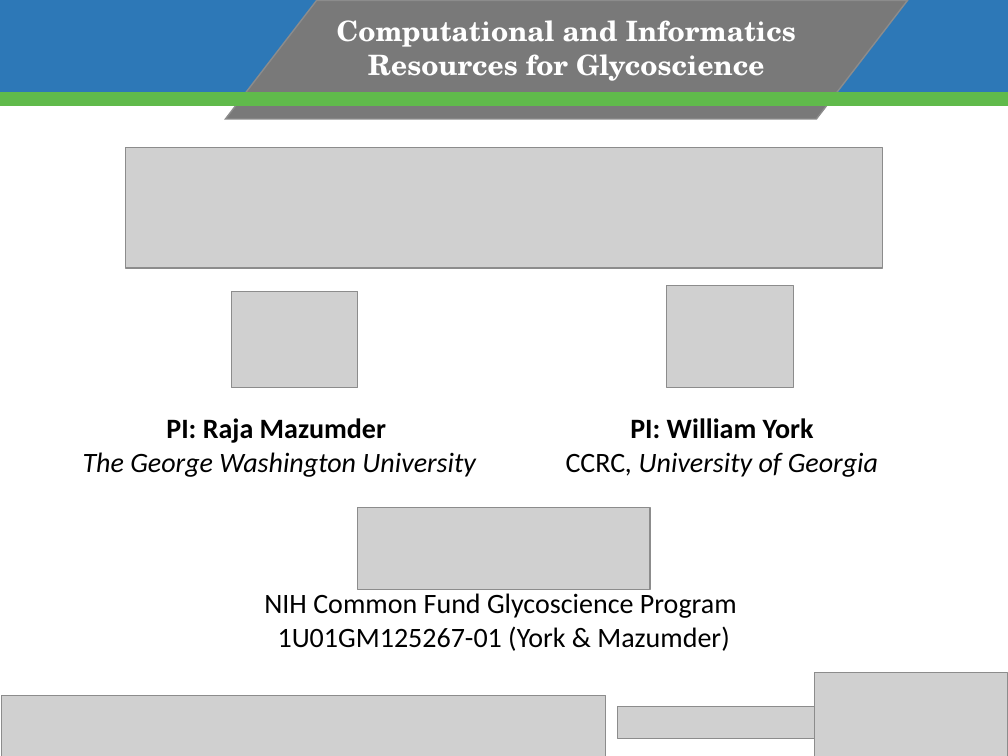
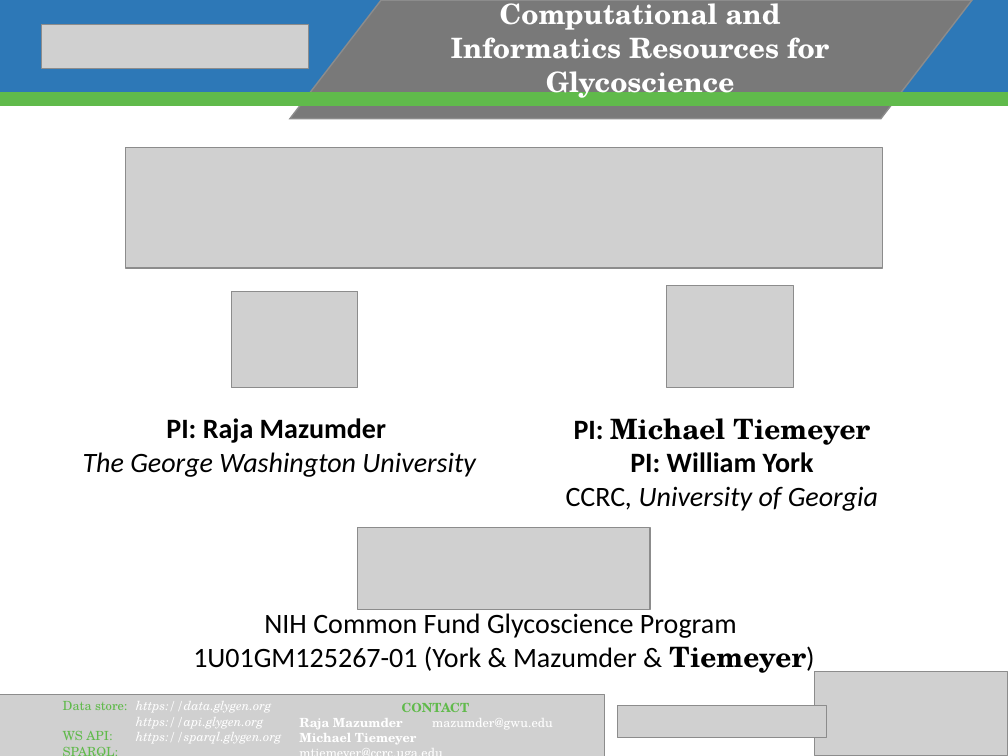
Before and after one commit to GW-HIVE/glygen-frontend, a slide deck: slide 1 of src/images/media/slides/pptx/GlyGen-general-slides.pptx. Drawn at 1008x756 pixels with LibreOffice and Linux fonts; fonts in the diff are those of the drawing; grey boxes stand for pictures; background and template pictures are left out. Boxes give left, top, right and bottom in pixels: in the first picture for what was removed or moved away, otherwise in the second. Text is boxed around its words. In the diff, an @@ line names an element or a change of style, - is before the commit and + after.

```diff
--- a/src/images/media/slides/pptx/GlyGen-general-slides.pptx
+++ b/src/images/media/slides/pptx/GlyGen-general-slides.pptx
@@ rectangle removed at [0,0,1008,104] @@
@@ rectangle added at [0,0,1008,104], fill #2D78B7 @@
@@ picture added at [42,25,309,69] @@
@@ parallelogram removed at [226,1,908,120] @@
@@ parallelogram added at [290,0,973,119], fill #797979, outline #8C8C8C 1 pt @@
@@ text "Computational and Informatics Resources for ...": place and size @@
-text "Computational and Informatics Resources for ..." at [337,20,796,81]
+text "Computational and Informatics Resources for ..." at [451,3,829,101]
@@ text "Computational and Informatics Resources for ..." at [451,3,829,101]: vertical alignment top to middle @@
@@ rectangle removed at [0,93,1008,106] @@
@@ rectangle added at [0,93,1008,106], fill #60BA4B, outline #60BA4B 1 pt @@
@@ text at [574,418,870,445]: paragraph added @@
+PI: Michael Tiemeyer
@@ picture: place and size @@
-picture at [358,507,650,590]
+picture at [358,527,650,610]
@@ text "NIH Common Fund Glycoscience Program": place and size @@
-text "NIH Common Fund Glycoscience Program" at [264,593,737,651]
+text "NIH Common Fund Glycoscience Program" at [193,613,814,673]
@@ text at [193,646,814,673]: text changed @@
-1U01GM125267-01 (York & Mazumder)
+1U01GM125267-01 (York & Mazumder & Tiemeyer)
@@ text added at [63,701,127,740], 9 pt, text #60BA4B @@
+Data store:
+WS API:
+SPARQL:
@@ text added at [136,701,282,743], 9 pt, text #FFFFFF, italic @@
+https://data.glygen.org
+https://api.glygen.org
+https://sparql.glygen.org
@@ text added at [299,703,553,744], 9 pt, text #FFFFFF @@
+CONTACT
+Raja Mazumder mazumder@gwu.edu
+Michael Tiemeyer mtiemeyer@ccrc.uga.edu
```
Also in this commit, not shown: 7 other slides changed, 1 slide added, 2 slides removed, 4 other files.
